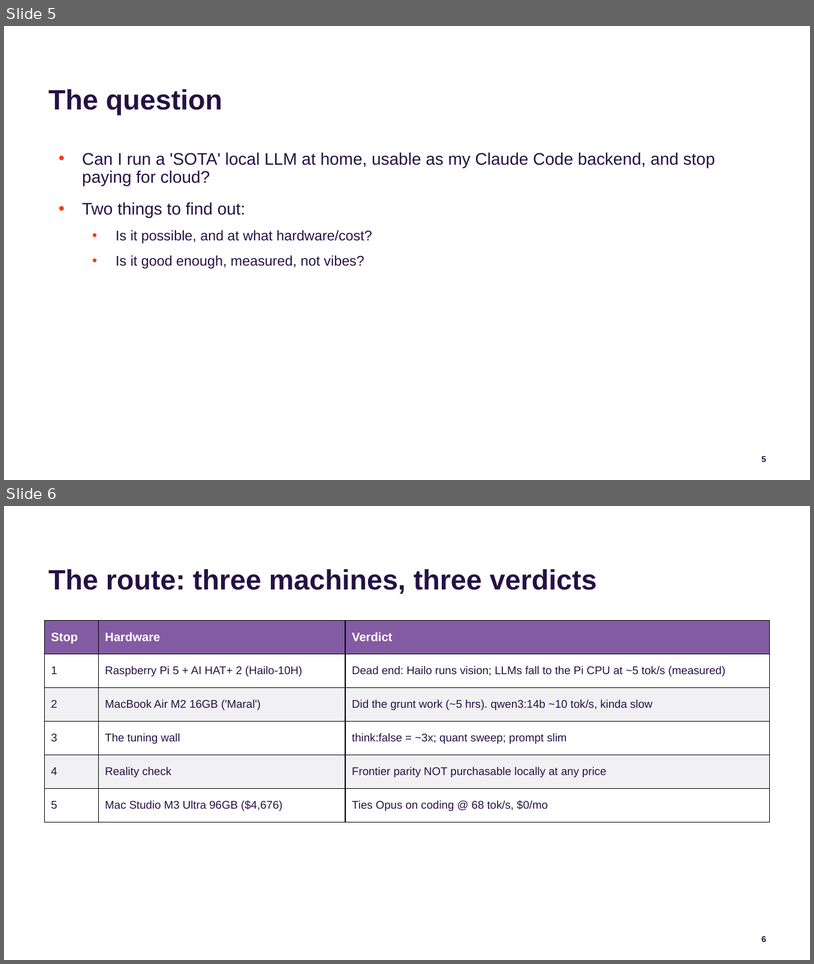
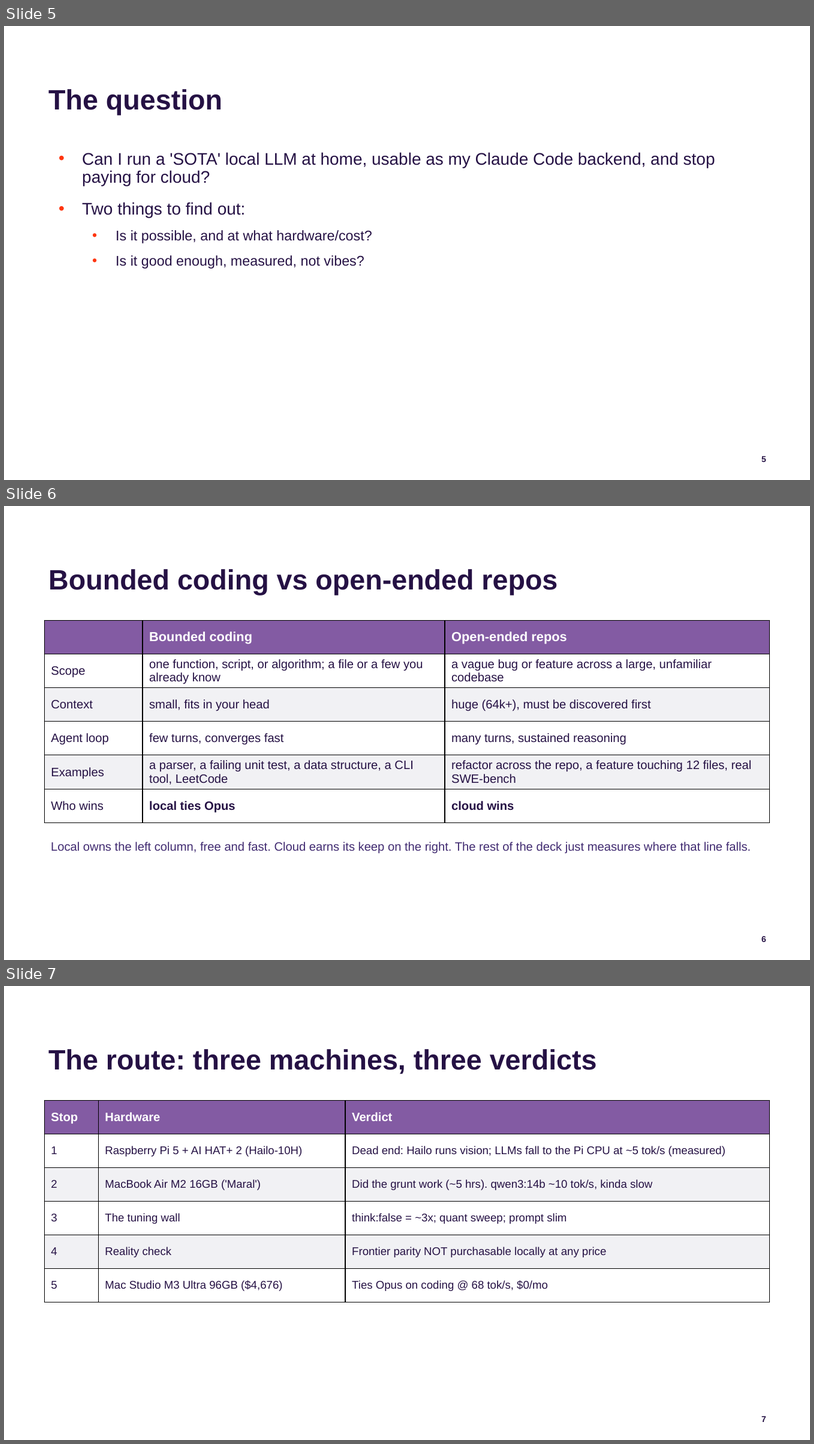
Before and after one commit to jconnolly/local-llm-pi5, a slide deck: local-llm-datasociety.pptx. Shown one above the other, each under a label of ours: slides 5 and 6 before the commit, slides 5, 6 and 7 after it. The pictures are 814x964 and 814x1444 pixels, drawn with LibreOffice and Linux fonts; fonts in the diff are those of the drawing; background and template pictures are left out. Boxes give left, top, right and bottom in pixels: in the first picture for what was removed or moved away, otherwise in the second. Text is boxed around its words. In the diff, an @@ line names an element or a change of style, - is before the commit and + after.

Commit message:
Add 'Bounded coding vs open-ended repos' definition slide (slide 6) defining the deck's core distinction

```diff
--- a/local-llm-datasociety.pptx
+++ b/local-llm-datasociety.pptx
@@ slide 6 added at (x1=4, y1=506, x2=810, y2=960), background #FFFFFF; not listed: 1 template element that a slide beside it also shows @@
@@ title added at (x1=48, y1=569, x2=558, y2=595), 30 pt, text #251144, bold @@
+Bounded coding vs open-ended repos
@@ table added at (x1=44, y1=620, x2=770, y2=822), 6 rows, 3 columns @@
+ | Bounded coding | Open-ended repos
+Scope | one function, script, or algorithm; a file or a few you already know | a vague bug or feature across a large, unfamiliar codebase
+Context | small, fits in your head | huge (64k+), must be discovered first
+Agent loop | few turns, converges fast | many turns, sustained reasoning
+Examples | a parser, a failing unit test, a data structure, a CLI tool, LeetCode | refactor across the repo, a feature touching 12 files, real SWE-bench
+Who wins | local ties Opus | cloud wins
@@ text added at (x1=51, y1=841, x2=751, y2=853), 13 pt, text #412B71 @@
+Local owns the left column, free and fast. Cloud earns its keep on the right. The rest of the deck just measures where that line falls.
@@ what was slide 6 is now slide 7 @@
@@ page number at (x1=762, y1=1416, x2=767, y2=1422): text changed @@
-6
+7
```
Also in this commit, not shown: 3 other files.
